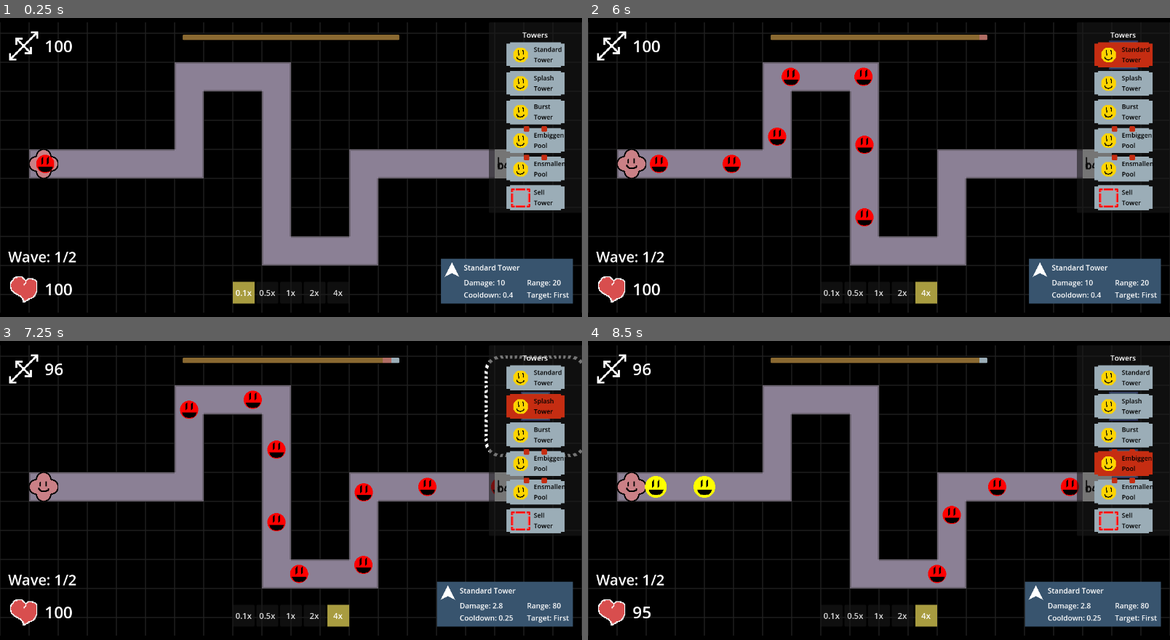
Above: before the commit, frames 1-4 (two rows, left to right).
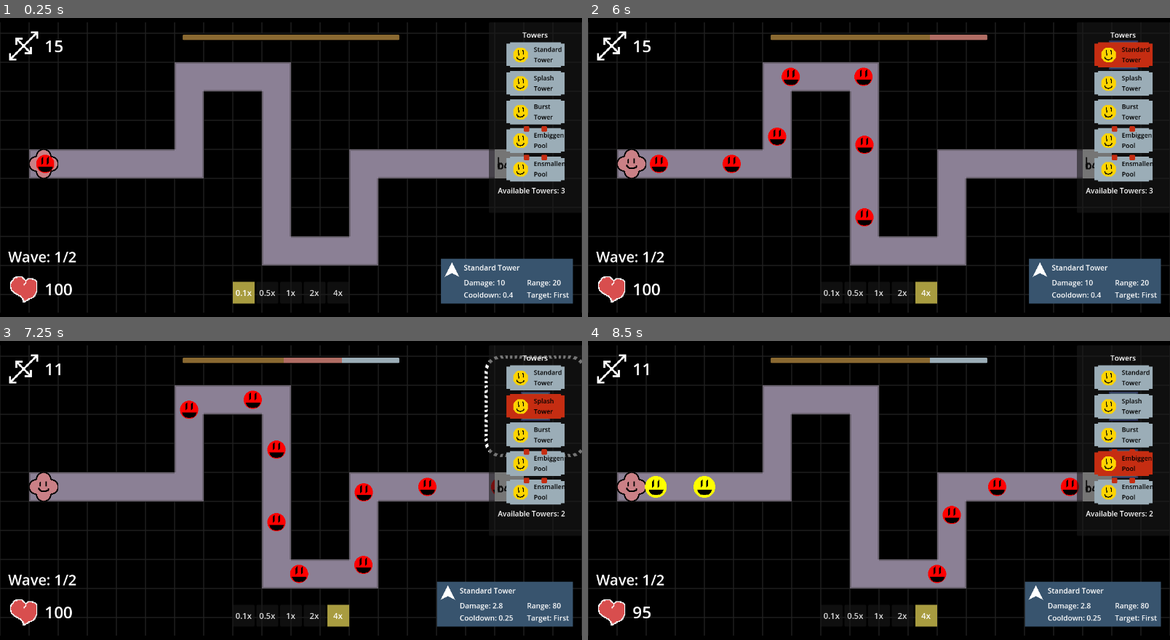
Above: after the commit, the same moments.

Repository: ladybunne/gmtk-game-jam-2024
Game: Godot game, scene res://MainScene.tscn
The game is run twice, just before and just after one commit, with the same random seed, the same clock (stepped at 60 frames per second) and the same inputs.
Inputs (mouse positions are in pixels of both pictures, inside the frame that each line leads up to):
- Up to frame 1 (0.25 s): no input
- Up to frame 2 (6 s): click (1123, 197) at 0.5 s, where only the run before the commit has a clickable "Sell Tower"; click (1123, 197) at 1.25 s, where only the run before the commit has a clickable "Click Target"; click "0.5x" at 2 s; click "0.1x" at 2.75 s; click "1x" at 3.5 s; click "2x" at 4.25 s; click "4x" at 5 s; click "Standard Tower" at 5.75 s
- Up to frame 3 (7.25 s): click "Splash Tower" at 6.5 s
- Up to frame 4 (8.5 s): click "Burst Tower" at 7.25 s; click "Embiggen Pool" at 8 s

The runs differ from the first frame. In frame 1, 0.9% of the frame differs, in the area x 9-98%, y 7-65%; in frame 2, 1.0%; in frame 3, 1.2%, in the area x 7-98%, y 5-65%; in frame 4, 1.1%.

Commit message:
tower placement limit

Diff:
--- a/GameManager.gd
+++ b/GameManager.gd
@@ -1,6 +1,6 @@
 extends Node
 
-var buildResource = 100
+var buildResource = 15
 var areaToBuildResourceRatio = 1.0/1024.0
 
 var barMax
@@ -28,14 +28,17 @@
 
 @export var tower: PackedScene = preload("res://GameThings/Tower.tscn")
 
+var availableTowers: float = 3
+
 var placing: bool = false
 var towerData: TowerData
 
 var selling: bool = false
 
 func PlacingTower(data: TowerData):
-	placing = true
-	towerData = data
+	if availableTowers>=1:
+		placing = true
+		towerData = data
 
 var cursor: Node2D
 
@@ -47,6 +50,7 @@
 var placingPool: bool = false
 var poolIsBig: bool = false
 func _process(delta: float) -> void:
+	get_tree().get_first_node_in_group("TowerCountText").text = "Available Towers: " + str(floor(availableTowers))
 	if cursor == null:
 		cursor = get_tree().get_first_node_in_group("Cursor")
 	if base == null:
@@ -112,6 +116,7 @@
 						return
 
 					buildResource -= INITIAL_COST
+					availableTowers-=1
 
 				placing = false
 
--- a/GameThings/CreateTowerButton.gd
+++ b/GameThings/CreateTowerButton.gd
@@ -6,7 +6,7 @@
 @export var poolIsBig: bool
 
 var charges = 2
-var chargeTimer = 3
+var chargeTimer = 20
 
 func ConsumeCharge():
 	charges -= 1
@@ -28,7 +28,7 @@
 		if charges < 2:
 			chargeTimer-= delta
 			if chargeTimer<=0:
-				chargeTimer = 3
+				chargeTimer = 20
 				charges+=1
 		if charges >=2:
 			$Dot2.show()
--- a/GameThings/Spawner.gd
+++ b/GameThings/Spawner.gd
@@ -61,9 +61,8 @@
 		next_wave_timer.start()
 		await next_wave_timer.timeout
 		currentWaveIndex+=1
+		GameManager.availableTowers += 0.5
 	print("out of waves")
-
-
 
 #DEPRECATED
 #@export var enemy_to_spawn: PackedScene
--- a/Scenes/UI/UI.tscn
+++ b/Scenes/UI/UI.tscn
@@ -209,16 +209,22 @@
 texture = ExtResource("4_2nsox")
 expand_mode = 1
 
-[node name="Button6" parent="TowerCreateUI/Panel/Container" instance=ExtResource("9_0k1bh")]
+[node name="Sell Tower" parent="TowerCreateUI/Panel/Container" instance=ExtResource("9_0k1bh")]
+visible = false
 layout_mode = 2
 data = ExtResource("12_drnvu")
 sell = true
 
-[node name="Texture" parent="TowerCreateUI/Panel/Container/Button6" index="0"]
+[node name="Texture" parent="TowerCreateUI/Panel/Container/Sell Tower" index="0"]
 texture = ExtResource("12_wid68")
 
-[node name="Label" parent="TowerCreateUI/Panel/Container/Button6" index="1"]
+[node name="Label" parent="TowerCreateUI/Panel/Container/Sell Tower" index="1"]
 text = "Sell Tower"
+
+[node name="TowerCounter" type="RichTextLabel" parent="TowerCreateUI/Panel/Container" groups=["TowerCountText"]]
+custom_minimum_size = Vector2(0, 25)
+layout_mode = 2
+text = "Available Towers: "
 
 [node name="Cursor" type="Sprite2D" parent="." groups=["Cursor"]]
 visible = false
@@ -246,4 +252,4 @@
 [editable path="TowerCreateUI/Panel/Container/Button3"]
 [editable path="TowerCreateUI/Panel/Container/Button4"]
 [editable path="TowerCreateUI/Panel/Container/Button5"]
-[editable path="TowerCreateUI/Panel/Container/Button6"]
+[editable path="TowerCreateUI/Panel/Container/Sell Tower"]
--- a/project.godot
+++ b/project.godot
@@ -42,3 +42,4 @@
 TerribleEndScreenGroup=""
 SpeedUI=""
 WaveText=""
+TowerCountText=""
